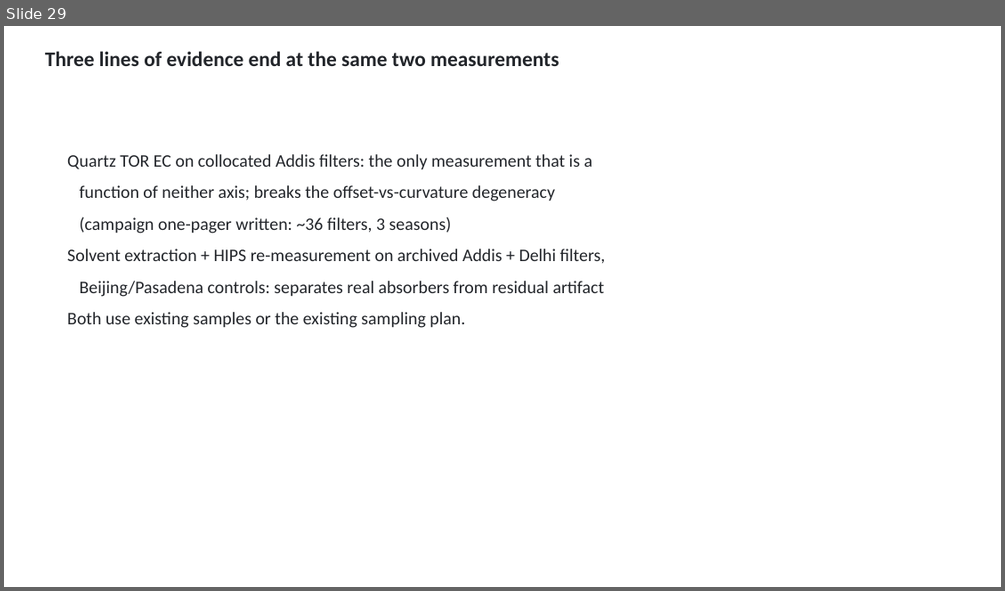
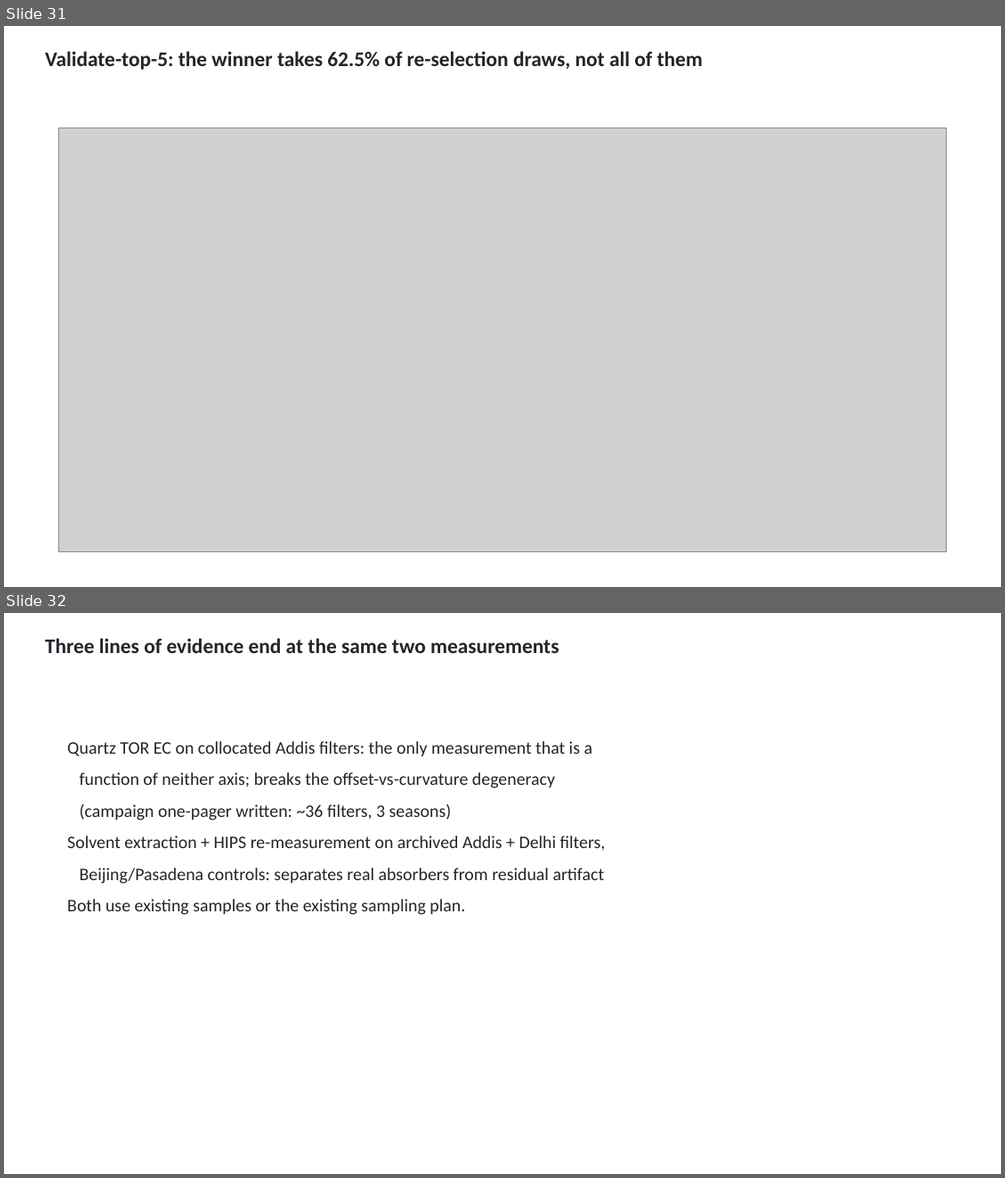
Before and after one commit to ahzs645/aethmodular, a slide deck: deliverables/ftir_group_2026-08-27/ftir_group_2026-08-27.pptx. Shown one above the other, each under a label of ours: slide 29 before the commit, slides 31 and 32 after it. The pictures are 1005x591 and 1005x1178 pixels, drawn with LibreOffice and Linux fonts; fonts in the diff are those of the drawing; grey boxes stand for pictures. Boxes give left, top, right and bottom in pixels: in the first picture for what was removed or moved away, otherwise in the second. Text is boxed around its words. In the diff, an @@ line names an element or a change of style, - is before the commit and + after.

```diff
--- a/deliverables/ftir_group_2026-08-27/ftir_group_2026-08-27.pptx
+++ b/deliverables/ftir_group_2026-08-27/ftir_group_2026-08-27.pptx
@@ slide 31 added at [4,26,1001,587], background #FFFFFF @@
@@ text added at [45,51,703,70], 20 pt, text #22252A, bold @@
+Validate-top-5: the winner takes 62.5% of re-selection draws, not all of them
@@ picture added at [58,127,947,552] @@
@@ what was slide 29 is now slide 32 @@
```
Also in this commit, not shown: 2 other slides added, 6 other files.
